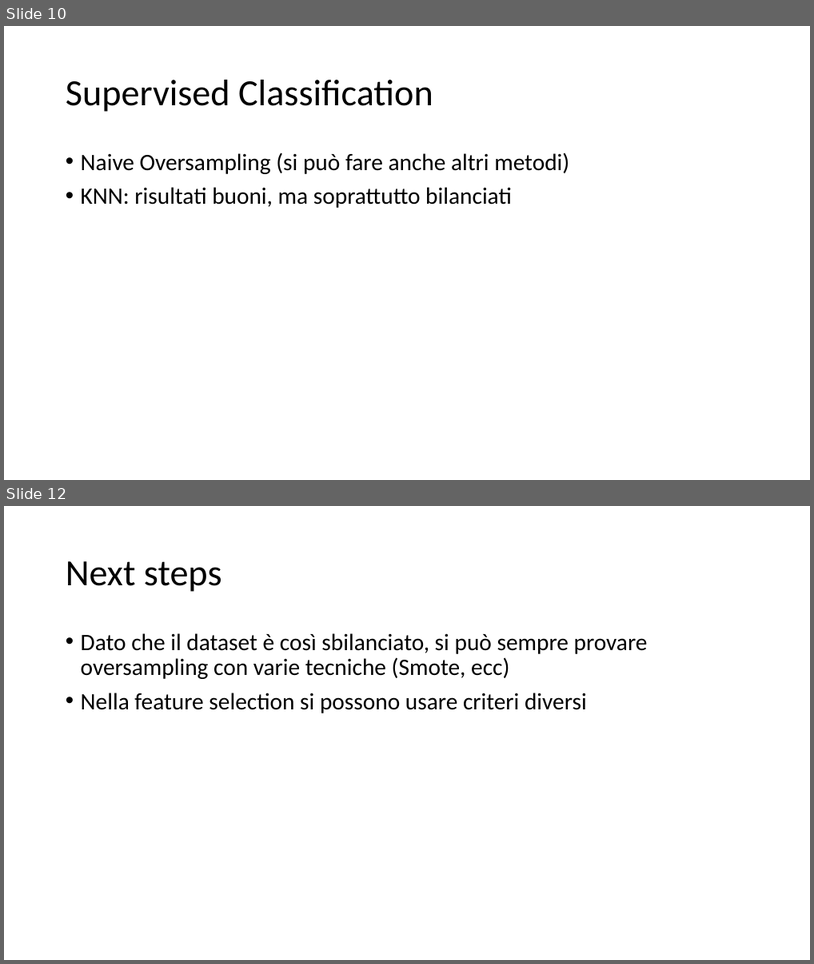
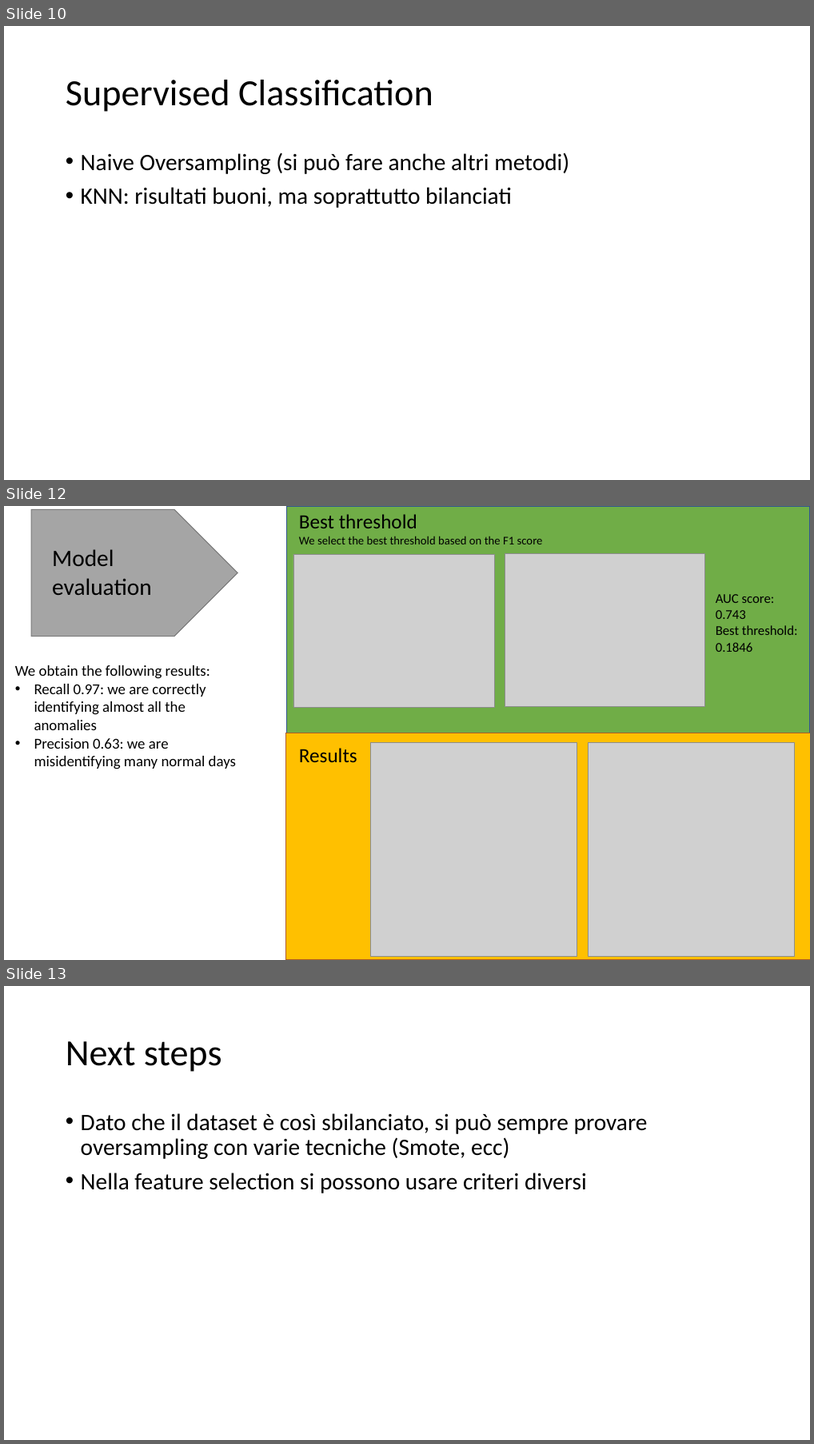
Before and after one commit to jstringara/Fintech, a slide deck: BC3/G/Bozza.pptx. Shown one above the other, each under a label of ours: slides 10 and 12 before the commit, slides 10, 12 and 13 after it; the slides between them are not shown. The pictures are 814x964 and 814x1444 pixels, drawn with LibreOffice and Linux fonts; fonts in the diff are those of the drawing; grey boxes stand for pictures. Boxes give left, top, right and bottom in pixels: in the first picture for what was removed or moved away, otherwise in the second. Text is boxed around its words. In the diff, an @@ line names an element or a change of style, - is before the commit and + after.

```diff
--- a/BC3/G/Bozza.pptx
+++ b/BC3/G/Bozza.pptx
@@ slide 12 added at [4, 506, 810, 960], background #FFFFFF @@
@@ pentagon arrow added at [31, 510, 238, 636], fill #A5A5A5, outline #7A7A7A 1 pt @@
@@ rectangle added at [287, 506, 810, 733], fill #70AD47, outline #325491 1 pt @@
@@ text added at [299, 514, 543, 544], 14 pt, text #000000 @@
+Best threshold
+We select the best threshold based on the F1 score
@@ text added at [52, 549, 152, 595], 28 pt, text #000000 @@
+Model evaluation
@@ picture added at [294, 554, 494, 707] @@
@@ picture added at [505, 554, 705, 706] @@
@@ text added at [716, 594, 798, 652], 16 pt, text #000000 @@
+AUC score:
+0.743
+Best threshold:
+0.1846
@@ text added at [15, 665, 236, 769], 18 pt, text #000000 @@
+We obtain the following results:
+• Recall 0.97: we are correctly identifying almost all the anomalies
+• Precision 0.63: we are misidentifying many normal days
@@ rectangle added at [286, 733, 810, 960], fill #FFC000, outline #AF5C24 1 pt @@
@@ picture added at [370, 743, 577, 956] @@
@@ picture added at [589, 743, 795, 956] @@
@@ text added at [299, 748, 358, 763], 24 pt, text #000000 @@
+Results
@@ what was slide 12 is now slide 13 @@
```
Also in this commit, not shown: 1 other slide added, 1 slide removed, 8 other files.
